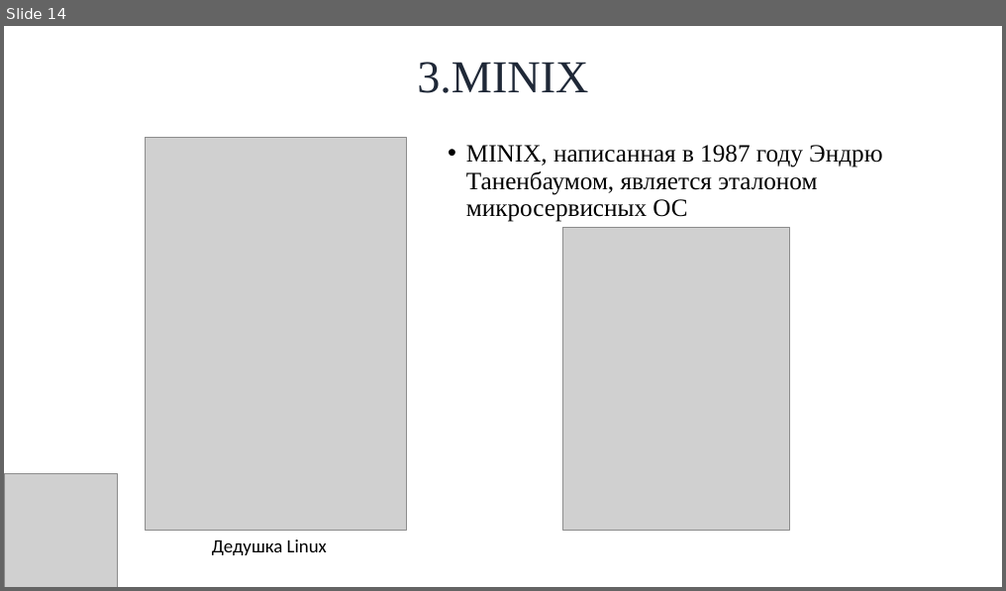
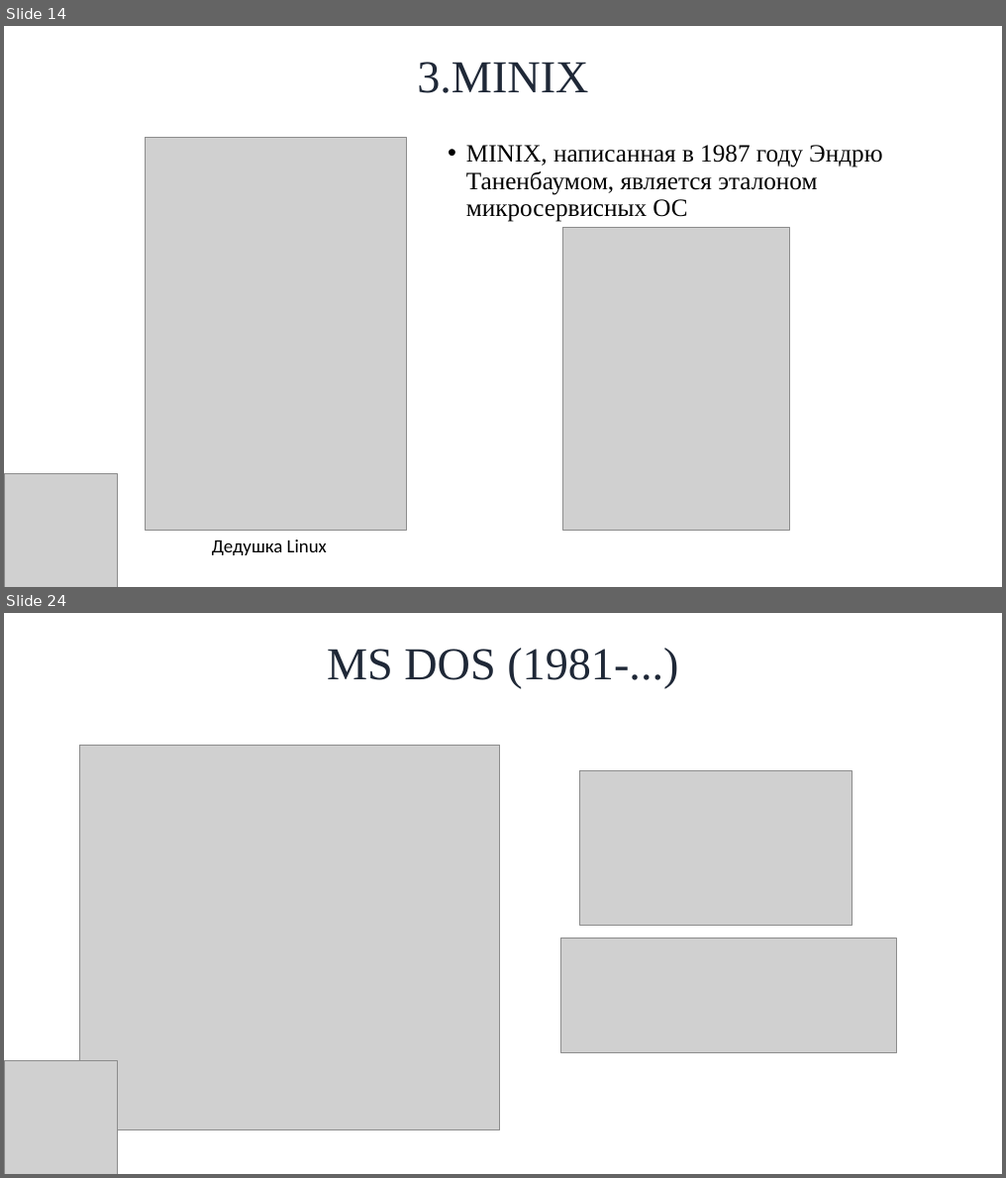
Before and after one commit to SkibaSAY/Cursovay4_MicroServicesOS, a slide deck: Путь в науку 2024/Микросервисная архитектура в ОС.pptx. Shown one above the other, each under a label of ours: slide 14 before the commit, slides 14 and 24 after it; the slides between them are not shown. The pictures are 1006x591 and 1006x1178 pixels, drawn with LibreOffice and Linux fonts; fonts in the diff are those of the drawing; grey boxes stand for pictures; background and template pictures are left out. Boxes give left, top, right and bottom in pixels: in the first picture for what was removed or moved away, otherwise in the second. Text is boxed around its words. In the diff, an @@ line names an element or a change of style, - is before the commit and + after.

```diff
--- a/Путь в науку 2024/Микросервисная архитектура в ОС.pptx
+++ b/Путь в науку 2024/Микросервисная архитектура в ОС.pptx
@@ slide 24 added at (4,613,1002,1174), background picture (left out) @@
@@ title added at (327,648,678,689), 44 pt, text gradient #1F2837 to #930416 @@
+MS DOS (1981-...)
@@ picture added at (79,745,500,1131) @@
@@ picture added at (580,771,852,925) @@
@@ picture added at (561,938,896,1054) @@
@@ picture added at (4,1061,117,1174) @@
```
Also in this commit, not shown: 3 slides changed, 11 other slides added, 2 other files.
